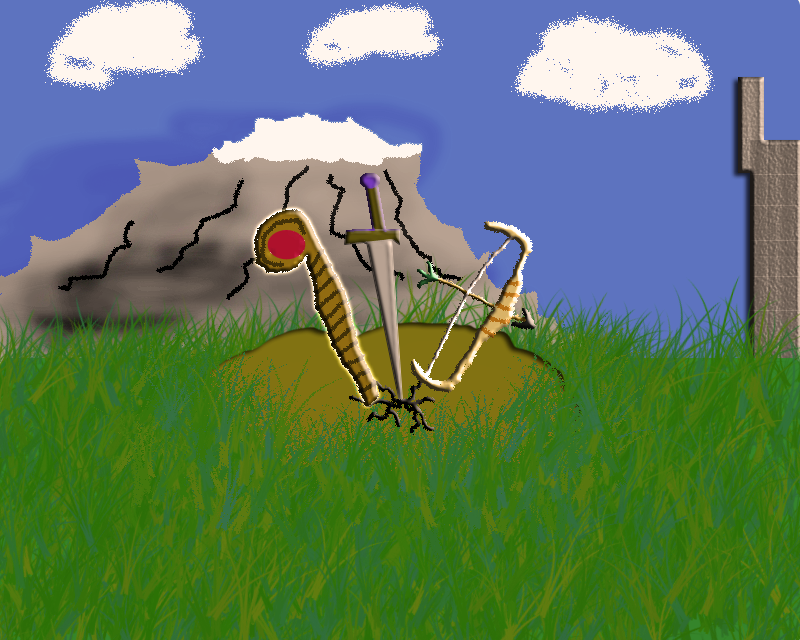
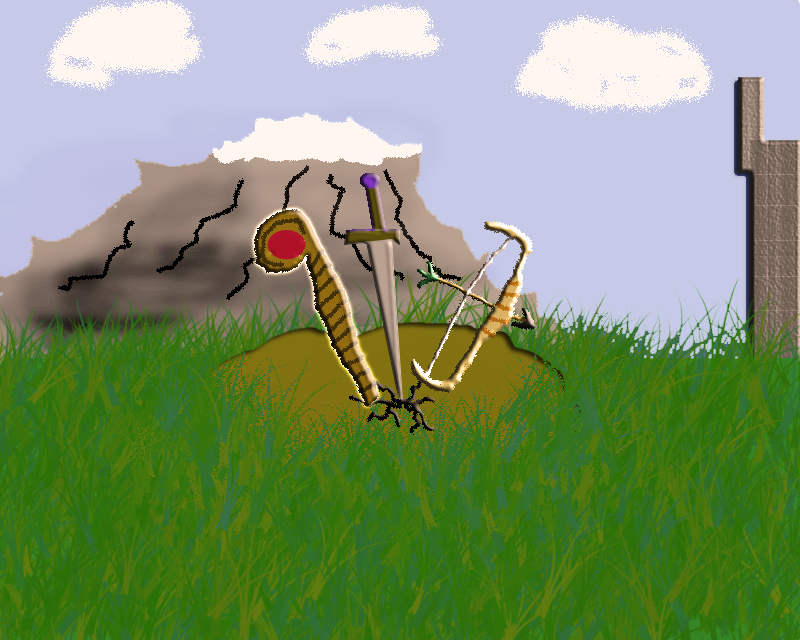
Layer changes from the first 800px x 640px image to the second:
painted on "Layer 2" over (0, 0, 800, 359)
